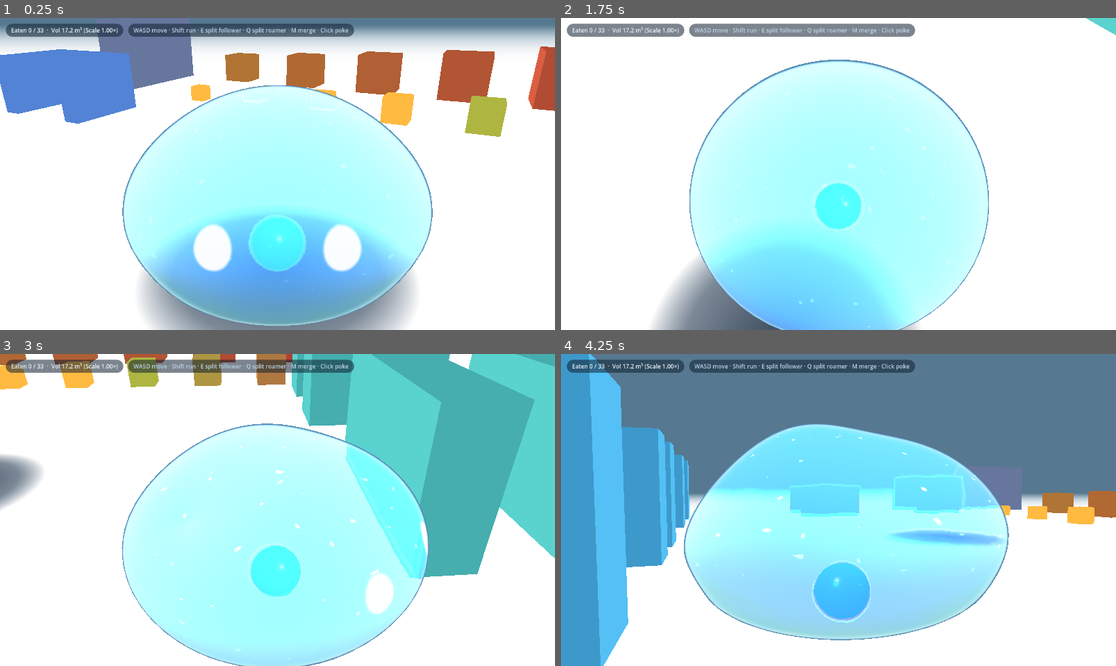
Above: before the commit, frames 1-4 (two rows, left to right).
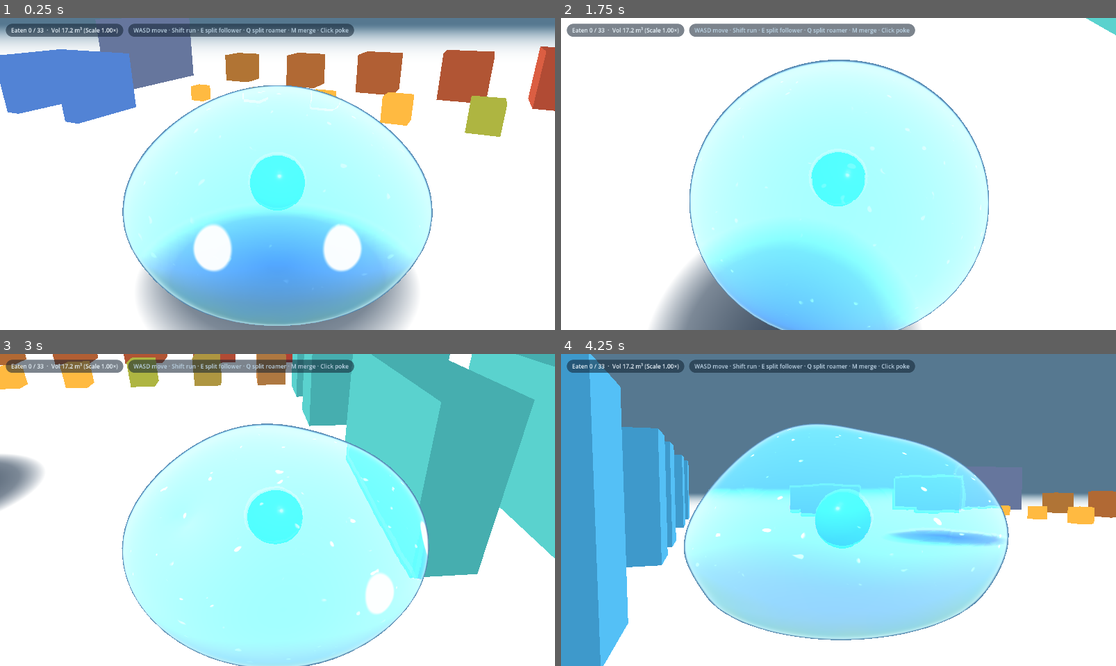
Above: after the commit, the same moments.

Repository: EN-rain/how-to-live-as-a-slime
Game: Godot game, scene res://scenes/main.tscn
The game is run twice, just before and just after one commit, with the same random seed, the same clock (stepped at 60 frames per second) and the same inputs.
Inputs (mouse positions are in pixels of both pictures, inside the frame that each line leads up to):
- Up to frame 1 (0.25 s): no input
- Up to frame 2 (1.75 s): tap Enter (ui_accept) at 0.5, 0.77, 1.07 s; move the mouse to (960, 158) at 0.52 s; hold D (move_right) 0.53-1.25 s; hold M (merge_clones) 0.53-1.25 s; click (960, 158) at 0.67 s; drag from (727, 189) to (810, 236) at 1.27 s
- Up to frame 3 (3 s): move the mouse to (333, 441) at 2.02 s; hold D (move_right) 2.03-2.75 s; hold Shift (run) 2.03-2.75 s; drag from (249, 572) to (111, 463) at 2.77 s
- Up to frame 4 (4.25 s): move the mouse to (1005, 556) at 3.52 s; hold A (move_left) from 3.53 s (still down); hold Q (split_roam) from 3.53 s (still down); tap Enter (ui_accept) at 3.77, 4.07 s

The runs differ from the first frame. In frame 1, 2.9% of the frame differs, in the area x 44-56%, y 44-82%; in frame 2, 1.5%; in frame 3, 2.5%; in frame 4, 3.0%, in the area x 45-56%, y 43-87%.

Commit message:
Center the Core Sphere in the slime and sweep SphereShape3D at core center

Diff:
--- a/scripts/slime.gd
+++ b/scripts/slime.gd
@@ -436,10 +436,8 @@
 		return
 	var s := maxf(slime_scale, 1e-4)
 	var rxz := model.core_sphere_radius() / s
-	var ry := rxz
-	var center_local_y := (-model.rest_half_height * s + model.core_sphere_radius()) / s
-	_core_mesh.position = Vector3(0.0, center_local_y, 0.0)
-	_core_mesh.scale = Vector3(rxz, ry, rxz)
+	_core_mesh.position = Vector3.ZERO
+	_core_mesh.scale = Vector3(rxz, rxz, rxz)
 
 
 func _setup_proxy() -> void:
--- a/scripts/slime_motor.gd
+++ b/scripts/slime_motor.gd
@@ -240,10 +240,7 @@
 	impact_speed = 0.0
 	last_sweep_fraction = 1.0
 	_sync_foot()
-	var space := _space()
-	var core_probe := model.core_shape(1)
-	var started_clear := _probe_shape_at(space, core_probe)
-	var start_pos := owner_node.global_position
+	var sphere := core_sphere_shape()
 	var max_step := maxf(model.rest_max_radius * model.scale * tuning.max_step_fraction, 0.12)
 	var steps := clampi(int(ceil(motion.length() / maxf(max_step, 1e-3))), 1, MAX_MOVE_SUBSTEPS)
 	var chunk := motion / float(steps)
@@ -255,17 +252,10 @@
 		for _i in tuning.slide_iterations:
 			if slid.length_squared() < 1e-10:
 				break
-			var active_shape: Shape3D = model.shape
-			var fr := _cast(model.foot, slid, true, active_shape)
+			var c_pos := model.core_sphere_center()
+			var fr := _cast(c_pos, slid, true, sphere)
 			var safe: float = fr[0]
 			var unsafe: float = fr[1]
-			if unsafe < 0.999999 and model.squeeze > model.min_squeeze() + 1e-3:
-				var dir_n := slid.normalized()
-				if core_can_pass_ahead(dir_n):
-					active_shape = model.core_shape(0)
-					fr = _cast(model.foot, slid, true, active_shape)
-					safe = fr[0]
-					unsafe = fr[1]
 			if unsafe >= 0.999999:
 				owner_node.global_position += slid
 				_sync_foot()
@@ -281,7 +271,7 @@
 					break
 			else:
 				stalled = 0
-			var rest := _contact_rest(model.foot + slid * unsafe, active_shape)
+			var rest := _contact_rest(model.core_sphere_center() + slid * unsafe, sphere)
 			if rest.is_empty():
 				break
 			var n: Vector3 = rest.normal
@@ -293,7 +283,6 @@
 				contact_normals.append(n)
 			if rest.get("collider") != null:
 				contact_bodies.append(rest.get("collider"))
-			# Tiny skin separation along normal so the next slide cast never starts in overlap
 			owner_node.global_position += n * 0.0015
 			_sync_foot()
 			var into := velocity.dot(n)
@@ -301,12 +290,6 @@
 				impact_speed = maxf(impact_speed, -into)
 				velocity = velocity.slide(n)
 			slid = slid.slide(n) * (1.0 - safe)
-	if started_clear and not _probe_shape_at(space, core_probe):
-		owner_node.global_position = start_pos
-		_sync_foot()
-		contact_normals.clear()
-		contact_bodies.clear()
-		last_sweep_fraction = 0.0
 
 
 ## Apply a caller-computed slime-vs-slime correction. The push only has to clear
--- a/scripts/slime_shape_model.gd
+++ b/scripts/slime_shape_model.gd
@@ -350,7 +350,7 @@
 
 
 func core_sphere_center() -> Vector3:
-	return foot + Vector3(0.0, core_sphere_radius(), 0.0)
+	return center()
 
 
 ## Cached circular inner core hull at the posture's minimum legal radius.
